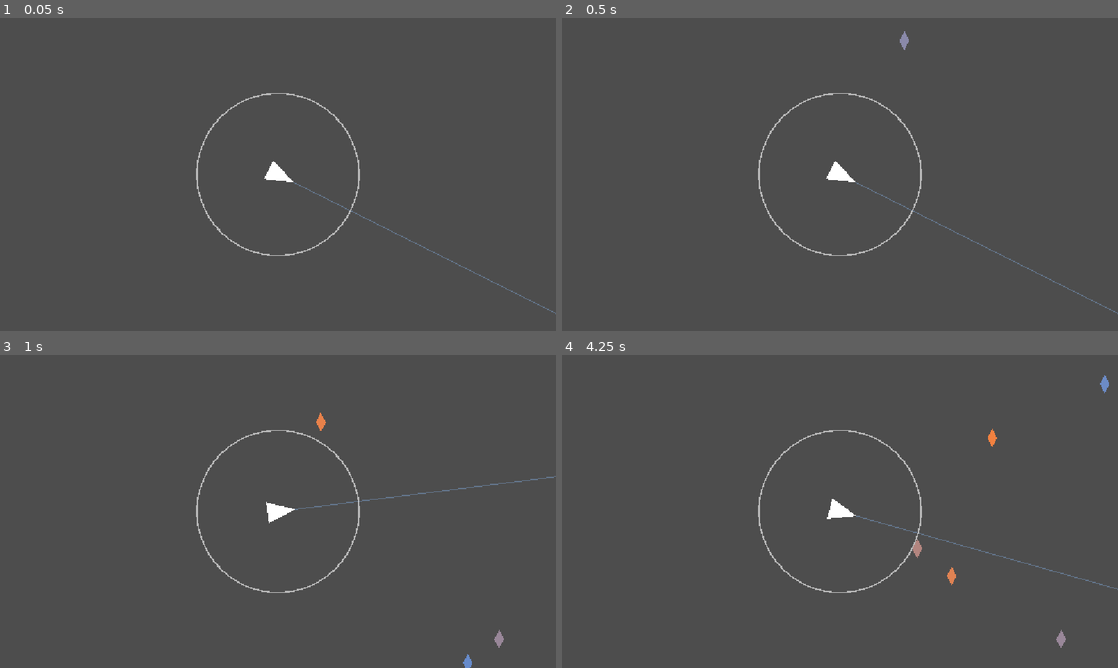
Above: before the commit, frames 1-4 (two rows, left to right).
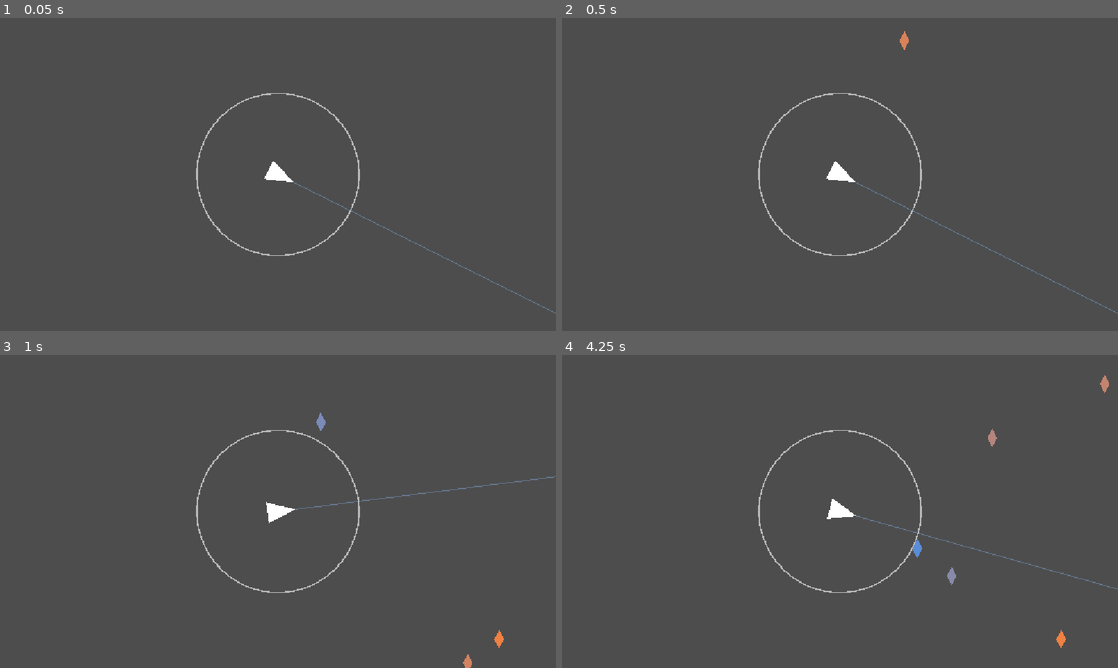
Above: after the commit, the same moments.

Repository: dreik123/MusicBullet
Game: Godot game, scene res://main.tscn
The game is run twice, just before and just after one commit, with the same random seed, the same clock (stepped at 60 frames per second) and the same inputs.
Inputs (mouse positions are in pixels of both pictures, inside the frame that each line leads up to):
- Up to frame 1 (0.05 s): no input
- Up to frame 2 (0.5 s): no input
- Up to frame 3 (1 s): move the mouse to (400, 495) at 0.52 s; press the mouse at (400, 495) at 0.53 s
- Up to frame 4 (4.25 s): move the mouse to (728, 527) at 1.27 s; release the mouse at (728, 527) at 1.28 s; click (728, 527) at 1.35 s; move the mouse to (895, 442) at 2.02 s; press the mouse at (895, 442) at 2.03 s; move the mouse to (812, 574) at 2.77 s; release the mouse at (812, 574) at 2.78 s; click (812, 574) at 2.85 s; move the mouse to (1006, 558) at 3.52 s; press the mouse at (1006, 558) at 3.53 s

Frame 1 is identical in both runs. In frame 2, less than 0.1% of the frame differs, in the area x 60-63%, y 4-11%; in frame 3, 0.2%; in frame 4, 0.3%, in the area x 63-99%, y 6-94%.

Commit message:
Circle part 6: changed color indication regard from player to circle

Diff:
--- a/note.gd
+++ b/note.gd
@@ -37,8 +37,10 @@
 		queue_free()
 		return
 
-	var time_until_arrival = arrival_time - main.music_time
+	var ring_arrival_time = arrival_time - (miss_boundary_radius / note_speed)
+	var time_until_arrival = ring_arrival_time - main.music_time
 	var heat = 0.0
+
 	if time_until_arrival <= visible_duration:
 		var peak = visible_duration / 2.0
 		if peak > 0.0:
